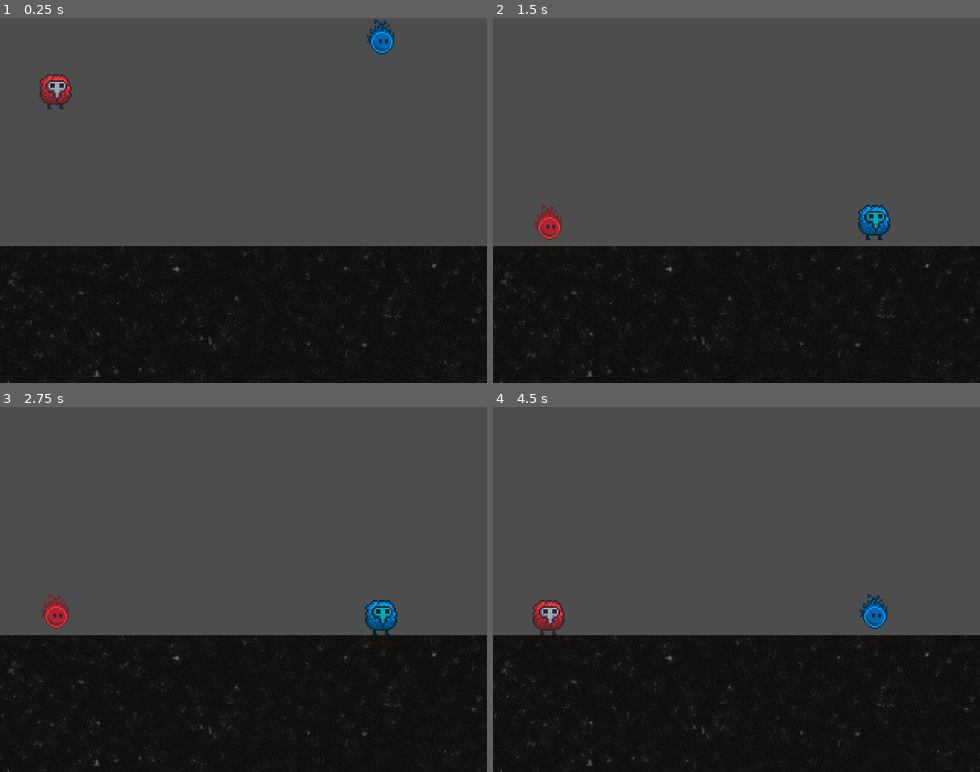
Above: before the commit, frames 1-4 (two rows, left to right).
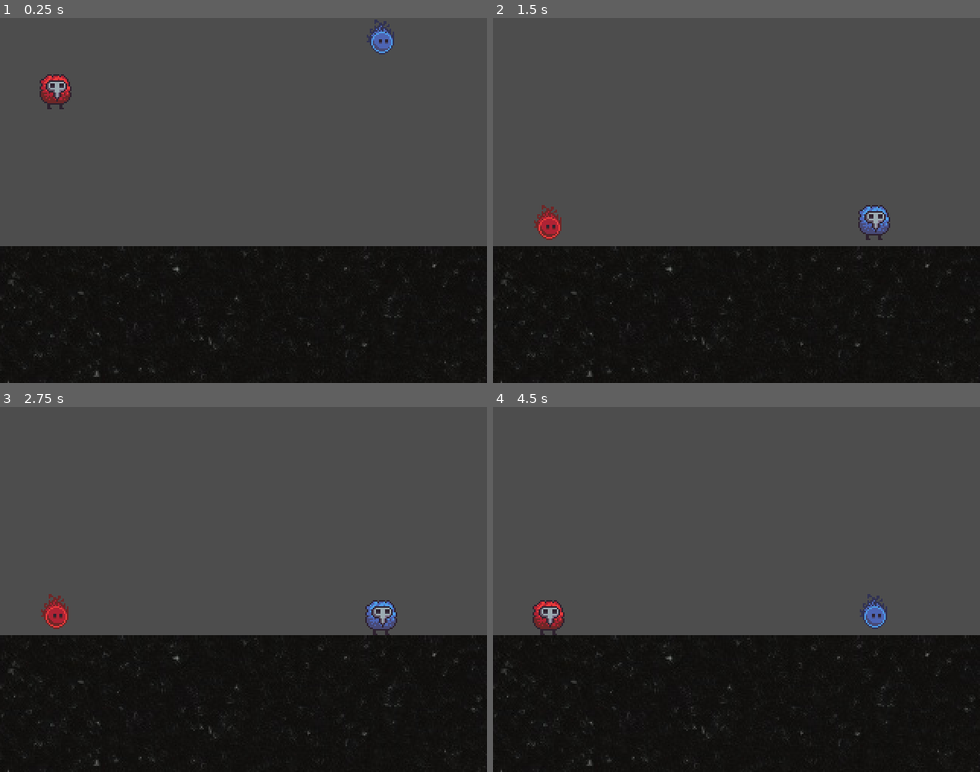
Above: after the commit, the same moments.

Repository: Octoan1/Global-Game-Jam-2026
Game: Godot game, scene res://Scenes/main.tscn
Two runs of this game, one before a commit and one after it. Both use one fixed random seed, a clock stepped at 60 frames per second and the inputs below.
Inputs:
- Up to frame 1 (0.25 s): no input
- Up to frame 2 (1.5 s): tap Enter (ui_accept) at 0.5, 0.77, 1.25 s
- Up to frame 3 (2.75 s): tap Enter (ui_accept) at 1.52, 2 s
- Up to frame 4 (4.5 s): tap Enter (ui_accept) at 2.75, 3.02, 3.5, 3.77, 4.25 s

The runs differ from the first frame. In frame 1, 0.3% of the frame differs, in the area x 75-81%, y 0-10%; in frame 2, 0.5%, in the area x 75-82%, y 51-61%; in frame 3, 0.5%; in frame 4, 0.3%.

Commit message:
Mask Throwing

Diff:
--- a/Entities/Players/player.gd
+++ b/Entities/Players/player.gd
@@ -6,6 +6,7 @@
 const JUMP_VELOCITY = -400.0
 @export var mask = true
 @onready var throwing = false
+@onready var ammo = 1
 
 #Arrow
 @export var thickness := 2.0
@@ -22,13 +23,16 @@
 @export var ghost_tex: Texture2D
 @onready var sprite: Sprite2D = $Sprite
 
+#Throwing
+@export var mask_scene: PackedScene
+
 func _physics_process(delta: float) -> void:
 	if mask:
-		self.set_collision_layer_value(1, true)
+		self.set_collision_layer_value(2, true)
+		self.set_collision_layer_value(3, false)
+	else:
+		self.set_collision_layer_value(3, true)
 		self.set_collision_layer_value(2, false)
-	else:
-		self.set_collision_layer_value(2, true)
-		self.set_collision_layer_value(1, false)
 
 	# Add the gravity.
 	if not is_on_floor() and mask:
@@ -57,13 +61,14 @@
 		self.global_position.x += stick.x * GSPEED
 		self.global_position.y += stick.y * GSPEED
 
-
+	var arrow = _update_arrow()
+	if Input.is_action_just_pressed("p1_throw" if joystick_id == 0 else "p2_throw") and throwing:
+		_throw_mask(arrow[0], arrow[1])
 	if Input.is_action_just_pressed("p1_throw" if joystick_id == 0 else "p2_throw") and mask:
 		throwing = true
+		_update_arrow()
 	if Input.is_action_just_pressed("p1_back" if joystick_id == 0 else "p2_back") and throwing:
 		throwing = false
-
-	_update_arrow()
 
 	if Input.is_action_just_pressed("ui_accept"):
 		mask = !mask
@@ -101,7 +106,7 @@
 
 	arrow_dir = Vector2(pointer.global_position.x, pointer.global_position.y).normalized()
 	arrow_length = Vector2(pointer.global_position.x, pointer.global_position.y).length()
-
+	return [Vector2(pointer.global_position.x, pointer.global_position.y) / arrow_length, arrow_length * 10]
 
 func _draw():
 	if arrow_length == 0 or not throwing:
@@ -124,3 +129,23 @@
 		sprite.texture = real_tex
 	else:
 		sprite.texture = ghost_tex
+
+func _throw_mask(direction: Vector2, speed: float):
+	if not throwing or ammo == 0:
+		return
+	ammo = 0
+	var projectile = mask_scene.instantiate()
+	self.add_child(projectile)
+	projectile.global_position = global_position
+	projectile.throw(direction, speed, self)
+
+	projectile.connect("hit_player", Callable(self, "_on_mask_hit"))
+
+func _on_mask_hit(body):
+	if body == self:
+		return
+	mask = false
+	throwing = false
+	queue_redraw()
+	body.mask = true
+	body.ammo = 1
--- a/Entities/Players/player1.tscn
+++ b/Entities/Players/player1.tscn
@@ -3,12 +3,15 @@
 [ext_resource type="Script" uid="uid://bn1k6elpp2y4r" path="res://Entities/Players/player.gd" id="1_yscd2"]
 [ext_resource type="Texture2D" uid="uid://co0lum64xquic" path="res://Aseprite/Player/dingle_ghost.png" id="3_2m8x8"]
 [ext_resource type="Texture2D" uid="uid://pelbol6dtsld" path="res://Aseprite/Player/dingle.png" id="4_k3pxy"]
+[ext_resource type="PackedScene" uid="uid://ir766e3jwv8n" path="res://Objects/Mask/mask.tscn" id="4_xwwn8"]
 
 [node name="Player1" type="CharacterBody2D" unique_id=501140443]
+collision_layer = 2
 script = ExtResource("1_yscd2")
 arrow_color = Color(1, 0, 0, 1)
 real_tex = ExtResource("4_k3pxy")
 ghost_tex = ExtResource("3_2m8x8")
+mask_scene = ExtResource("4_xwwn8")
 
 [node name="Sprite" type="Sprite2D" parent="." unique_id=1173643154]
 texture = ExtResource("4_k3pxy")
--- a/Entities/Players/player2.tscn
+++ b/Entities/Players/player2.tscn
@@ -3,16 +3,18 @@
 [ext_resource type="Script" uid="uid://bn1k6elpp2y4r" path="res://Entities/Players/player.gd" id="1_fgtas"]
 [ext_resource type="Texture2D" uid="uid://cfthi572frcg2" path="res://Aseprite/Player/doo_ghost.png" id="2_fgtas"]
 [ext_resource type="Texture2D" uid="uid://bqrg3jrwvampx" path="res://Aseprite/Player/doo.png" id="2_vq5c7"]
+[ext_resource type="PackedScene" uid="uid://ir766e3jwv8n" path="res://Objects/Mask/mask.tscn" id="4_vps4q"]
 
 [node name="Player2" type="CharacterBody2D" unique_id=1845162299]
+collision_layer = 4
 script = ExtResource("1_fgtas")
 mask = false
 joystick_id = 1
 real_tex = ExtResource("2_vq5c7")
 ghost_tex = ExtResource("2_fgtas")
+mask_scene = ExtResource("4_vps4q")
 
 [node name="Sprite" type="Sprite2D" parent="." unique_id=1031015456]
-modulate = Color(0, 1, 1, 1)
 texture = ExtResource("2_fgtas")
 
 [node name="CollisionPolygon2D" type="CollisionPolygon2D" parent="." unique_id=1201107125]
--- a/Objects/Mask/mask.gd
+++ b/Objects/Mask/mask.gd
@@ -1,11 +1,39 @@
-extends StaticBody2D
+extends RigidBody2D
+
+signal hit_player
+
+var thrower: Node = null
+var returning = false
+
+func throw(direction: Vector2, speed: float, player: Node):
+	thrower = player
+	linear_velocity = direction.normalized() * speed
+
+func _return_to_thrower():
+	if thrower == null:
+		return
+	self.set_collision_mask_value(1, false)
+	collision_mask = 0
+	var direction = (thrower.global_position - global_position).normalized()
+	linear_velocity = direction * 200
+
+func _physics_process(_delta: float) -> void:
+	if returning and thrower != null:
+		if global_position.distance_to(thrower.global_position) < 10:
+			thrower.ammo = 1
+			queue_free()
+			returning = false
+			self.set_collision_mask_value(1, true)
+		else:
+			_return_to_thrower()
 
 
-# Called when the node enters the scene tree for the first time.
-func _ready() -> void:
-	pass # Replace with function body.
-
-
-# Called every frame. 'delta' is the elapsed time since the previous frame.
-func _process(delta: float) -> void:
-	pass
+func _on_body_entered(body):
+	if body.name == "Player2" or body.name == "Player1":
+		print("hit")
+		emit_signal("hit_player", body)
+		queue_free()
+		returning = false
+	if body.name == "Floor" and thrower != null:
+		returning = true
+		_return_to_thrower()
--- a/Objects/Mask/mask.tscn
+++ b/Objects/Mask/mask.tscn
@@ -1,11 +1,19 @@
 [gd_scene format=3 uid="uid://ir766e3jwv8n"]
 
 [ext_resource type="Texture2D" uid="uid://dnk35gv5otpds" path="res://Aseprite/Player/mask.png" id="1_ukl5x"]
+[ext_resource type="Script" uid="uid://dbu332g7lsym2" path="res://Objects/Mask/mask.gd" id="1_yjocg"]
 
 [node name="Mask" type="RigidBody2D" unique_id=197885753]
+collision_layer = 8
+collision_mask = 5
+contact_monitor = true
+max_contacts_reported = 1
+script = ExtResource("1_yjocg")
 
 [node name="Sprite2D" type="Sprite2D" parent="." unique_id=1700264781]
 texture = ExtResource("1_ukl5x")
 
 [node name="CollisionPolygon2D" type="CollisionPolygon2D" parent="." unique_id=1890234413]
-polygon = PackedVector2Array(-7, -11, -7, -9, -11, -6, -11, -0.19999981, -2, 8.799999, -2, 10.4, 0.70000076, 11.4, 9, 1, 12.4, 1, 7, -8.5, 7, -11)
+polygon = PackedVector2Array(-5, -7, -7, -5, -7, -1, -5, 1, -2, 4, 0, 7, 1, 7, 3, 4, 5, 1, 7, -1, 7, -5, 5, -7)
+
+[connection signal="body_entered" from="." to="." method="_on_body_entered"]
